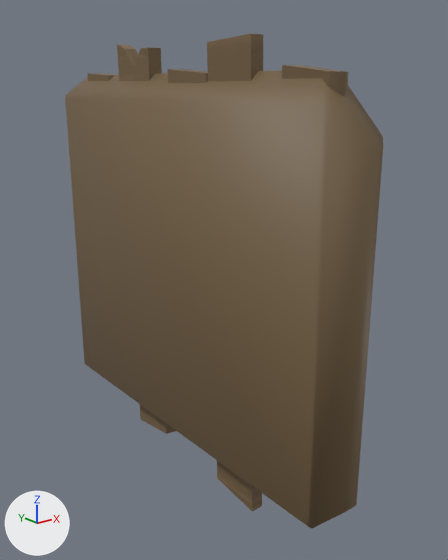
Before and after pictures for a commit that changed the FBX model Assets/Stylized_Egypt/Meshes/building/SM_wooden_boards_04.fbx.
One viewpoint serves both versions: a 50 mm lens placed at (-1.46, -2.1, 0.77), pointed at (0.13, -0.11, -0.03). Arrows for +X, +Y and +Z are at lower left; the lights stay in place. Where no turn or scale is listed for an object, it has been applied to the vertices.

Objects in the first picture: 'SM_wooden_boards_04', 'SM_wooden_boards_04_ConvexHulls'.
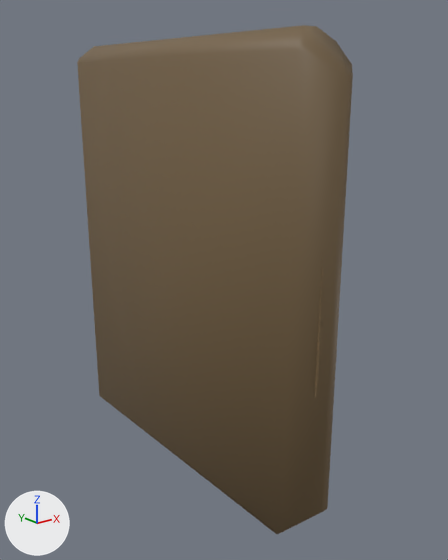
Where the change shows, as pixel boxes [x1, y1, x2, y2] in the pictures (448 x 560 px):
'SM_wooden_boards_04_ConvexHulls', moved, rescaled (13% narrower, 11% taller)
    before: [65, 69, 383, 529]
    after: [77, 25, 353, 534]
'SM_wooden_boards_04', unchanged, covered by the edit
    before: [87, 34, 348, 511]

The change, as a diff of the scene's bpy script:
```diff
--- a/Assets/Stylized_Egypt/Meshes/building/SM_wooden_boards_04.fbx.py
+++ b/Assets/Stylized_Egypt/Meshes/building/SM_wooden_boards_04.fbx.py
@@ ob_sm_wooden_boards_04_convexhulls @@
 ob_sm_wooden_boards_04_convexhulls = bpy.data.objects.new('SM_wooden_boards_04_ConvexHulls', me_sm_wooden_boards_04_convexhulls)
+ob_sm_wooden_boards_04_convexhulls.parent = ob_sm_wooden_boards_12
 ob_sm_wooden_boards_04_convexhulls.location = (0.0, 0.0, 0.0)
-ob_sm_wooden_boards_04_convexhulls.scale = (0.01, 0.01, 0.01)
@@ ob_sm_wooden_boards_12 @@
+ob_sm_wooden_boards_12 = bpy.data.objects.new('SM_wooden_boards_12', None)
+ob_sm_wooden_boards_12.location = (0.0, 0.0, 0.0)
+ob_sm_wooden_boards_12.rotation_euler = (1.571, 0.0, 0.0)  # degrees (90, 0, 0)
+ob_sm_wooden_boards_12.scale = (0.01, 0.01, 0.01)
```
